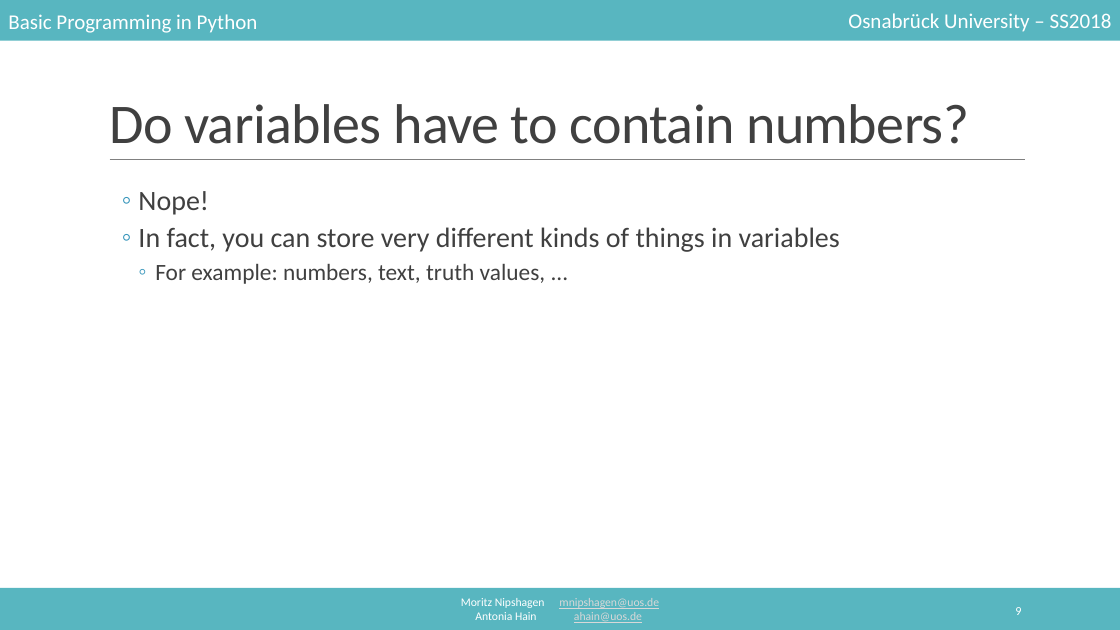
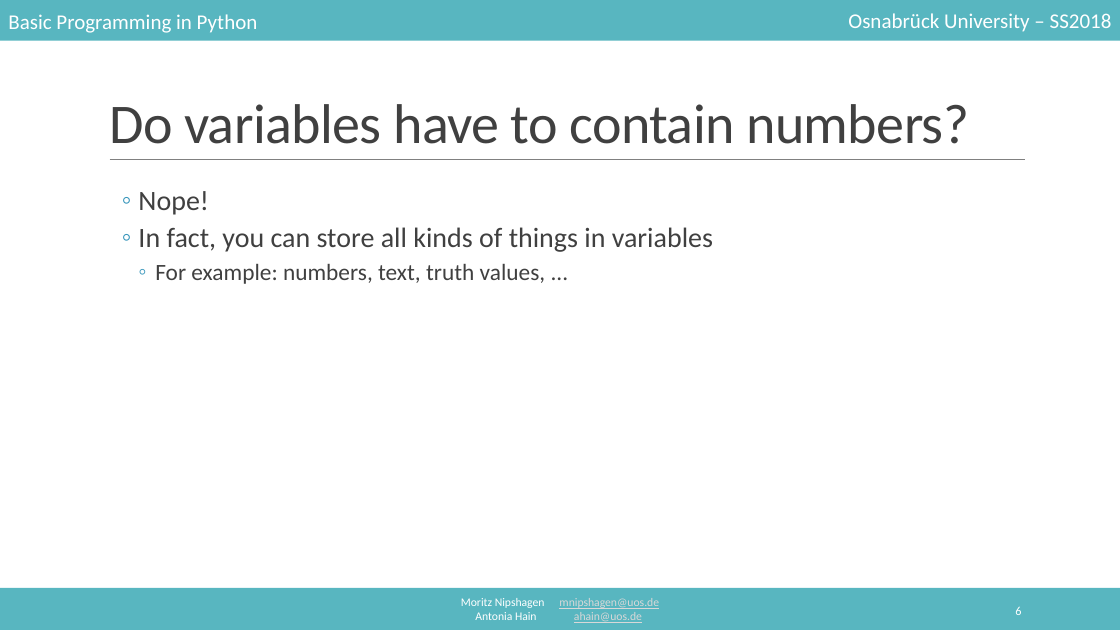
Before and after one commit to mnipshagen/monty, a slide deck: slide 6 of 2018/02/Syntax_and_variables.pptx (slide 9 before the commit). Drawn at 1120x630 pixels with LibreOffice and Linux fonts; fonts in the diff are those of the drawing. Boxes give left, top, right and bottom in pixels: in the first picture for what was removed or moved away, otherwise in the second. Text is boxed around its words. In the diff, an @@ line names an element or a change of style, - is before the commit and + after.

```diff
--- a/2018/02/Syntax_and_variables.pptx
+++ b/2018/02/Syntax_and_variables.pptx
@@ text at [138, 227, 713, 252]: text changed @@
-  ◦ In fact, you can store very different kinds of things in variables
+  ◦ In fact, you can store all kinds of things in variables
@@ page number at [1015, 606, 1021, 615]: text changed @@
-9
+6
```
Also in this commit, not shown: 4 other slides changed, 3 slides removed, 1 other file.
